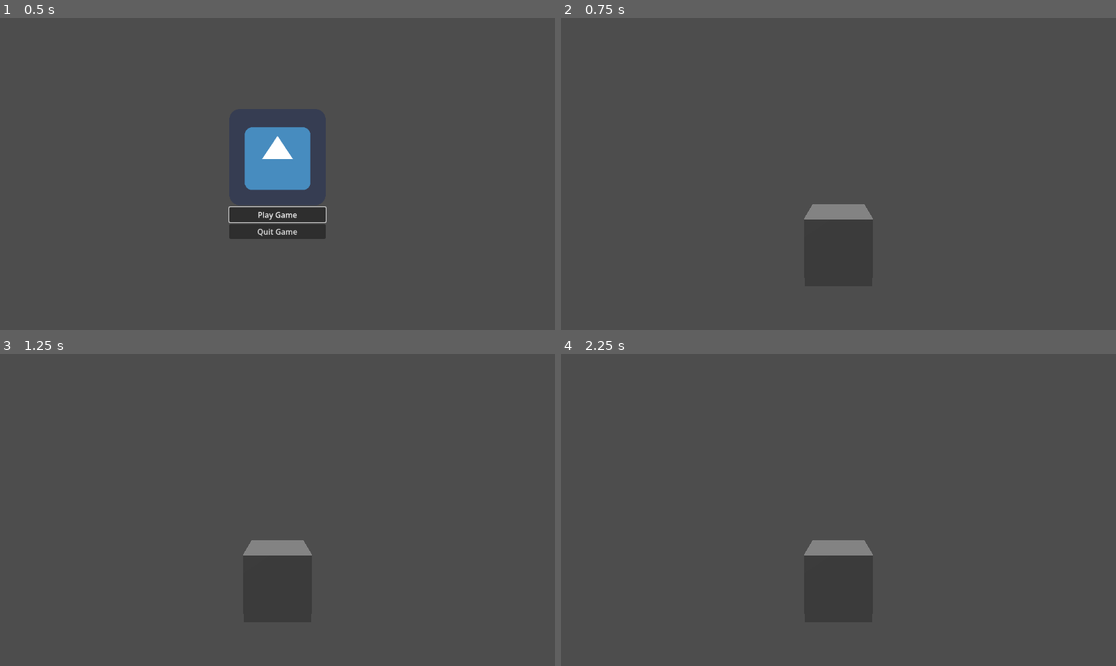
Above: before the commit, frames 1-4 (two rows, left to right).
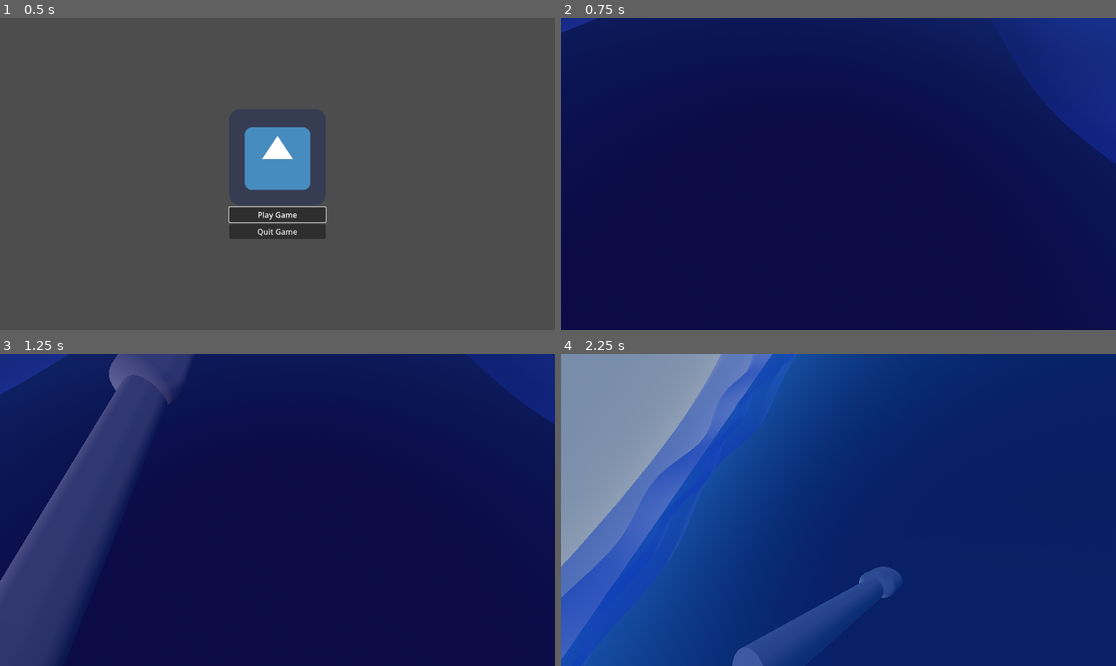
Above: after the commit, the same moments.

Repository: bardunbar/breathe_jam
Game: Godot game, scene res://screens/main_menu/main_menu_scene.tscn
The game is run twice, just before and just after one commit, with the same random seed, the same clock (stepped at 60 frames per second) and the same inputs. The engine's default icon, where the game draws it, is replaced by a stand-in: a white triangle on a blue panel in a dark square.
Inputs:
- Up to frame 1 (0.5 s): no input
- Up to frame 2 (0.75 s): click "Play Game" at 0.5 s
- Up to frame 3 (1.25 s): no input
- Up to frame 4 (2.25 s): hold D (right_stroke) 1.28-2.03 s; hold Space (breathe) 1.28-2.03 s; hold A (left_stroke) from 2.03 s (still down); tap Space (breathe) at 2.1 s

Frame 1 is identical in both runs. In frame 2, 100% of the frame differs, in the area x 0-100%, y 0-100%; in frame 3, 100%; in frame 4, 100%.

Commit message:
Adding player to the game scene, adding rotation to the player to align with the waves. Fixing postprocessor to use gametime

Diff:
--- a/project/screens/game/game_scene.tscn
+++ b/project/screens/game/game_scene.tscn
@@ -2,8 +2,24 @@
 
 [ext_resource type="Script" uid="uid://cqdnoi24guymt" path="res://screens/game/game_script.gd" id="1_e6mtp"]
 [ext_resource type="PackedScene" uid="uid://c4oy6yui5ffhj" path="res://screens/play_menu/play_menu_scene.tscn" id="2_jjnch"]
+[ext_resource type="Script" uid="uid://cgj4itmvfxjdh" path="res://scripts/water/floating_mesh_instance3D.gd" id="3_tvl6b"]
+[ext_resource type="Shader" uid="uid://n628bxmcno0j" path="res://shaders/water_surface.gdshader" id="4_1v58h"]
+[ext_resource type="Script" uid="uid://cvl0jbtigcvs7" path="res://scripts/water/water_surface.gd" id="5_e0cji"]
+[ext_resource type="Environment" uid="uid://c2xu1fssvdeut" path="res://assets/world_environment.tres" id="6_sshwk"]
+[ext_resource type="PackedScene" uid="uid://b1lg0qenj04wi" path="res://screens/game/player_controller/swimmer.tscn" id="7_pkstu"]
 
-[sub_resource type="BoxMesh" id="BoxMesh_uald8"]
+[sub_resource type="BoxMesh" id="BoxMesh_gp5ea"]
+
+[sub_resource type="ShaderMaterial" id="ShaderMaterial_g1n6r"]
+render_priority = 0
+shader = ExtResource("4_1v58h")
+shader_parameter/height_scale = 0.5
+shader_parameter/water_time = 0.0
+
+[sub_resource type="PlaneMesh" id="PlaneMesh_nfvgk"]
+material = SubResource("ShaderMaterial_g1n6r")
+subdivide_width = 256
+subdivide_depth = 256
 
 [node name="GameScene" type="Node3D" unique_id=555134819]
 script = ExtResource("1_e6mtp")
@@ -12,13 +28,25 @@
 [node name="InterfaceLayer" type="CanvasLayer" parent="." unique_id=1732371855]
 unique_name_in_owner = true
 
-[node name="Camera3D" type="Camera3D" parent="." unique_id=926638979]
-transform = Transform3D(1, 0, 0, 0, 0.9976664, 0.06827648, 0, -0.06827648, 0.9976664, 0, 1.3488567, 0)
-current = true
+[node name="MeshInstance3D2" type="MeshInstance3D" parent="." unique_id=695955817]
+transform = Transform3D(0.28204566, 0.10111894, 0.057010688, -0.1029946, 0.2870836, 0.00034362994, -0.053547822, -0.019569548, 0.2996242, 0.46503687, 1.072161, -9.044925)
+mesh = SubResource("BoxMesh_gp5ea")
+script = ExtResource("3_tvl6b")
+offset = 0.46
 
-[node name="MeshInstance3D" type="MeshInstance3D" parent="." unique_id=59656687]
-transform = Transform3D(1, 0, 0, 0, 1, 0, 0, 0, 1, 0, 0, -3.3745742)
-mesh = SubResource("BoxMesh_uald8")
+[node name="OmniLight3D" type="OmniLight3D" parent="." unique_id=877009146]
+transform = Transform3D(1, 0, 0, 0, 1, 0, 0, 0, 1, -38.288303, 1.2972867, 1.5975139)
 
-[node name="DirectionalLight3D" type="DirectionalLight3D" parent="." unique_id=1793379381]
-transform = Transform3D(0.2287587, 0.7428622, -0.6291464, 0, 0.6462838, 0.76309717, 0.97348315, -0.1745651, 0.14784303, 0, 0, 0)
+[node name="DirectionalLight3D" type="DirectionalLight3D" parent="." unique_id=474694872]
+transform = Transform3D(0.57614344, -0.31310534, -0.7549993, 0.53733766, 0.84114265, 0.06121504, 0.61589533, -0.44095826, 0.6528622, 0, 0, 0)
+
+[node name="WorldEnvironment" type="WorldEnvironment" parent="." unique_id=1119156907]
+environment = ExtResource("6_sshwk")
+
+[node name="Surface" type="MeshInstance3D" parent="." unique_id=810200653]
+transform = Transform3D(25.05807, 0, 0, 0, 0.02775236, 0, 0, 0, 23.932873, 0, 0, 0)
+mesh = SubResource("PlaneMesh_nfvgk")
+script = ExtResource("5_e0cji")
+player_offset = 0.0
+
+[node name="Character" parent="." unique_id=1292171272 instance=ExtResource("7_pkstu")]
--- a/project/screens/game/player_controller/swimmer.tscn
+++ b/project/screens/game/player_controller/swimmer.tscn
@@ -1,8 +1,20 @@
 [gd_scene format=3 uid="uid://b1lg0qenj04wi"]
 
 [ext_resource type="Script" uid="uid://bv1n4b2nb2qhn" path="res://scripts/state_machine/state_machine.gd" id="1_0lhhj"]
+[ext_resource type="Shader" uid="uid://cnodusow3hw1s" path="res://shaders/underwater_postprocess.gdshader" id="1_m15ch"]
 [ext_resource type="Script" uid="uid://bk5o1qx0l63fp" path="res://screens/game/player_controller/states/swimming.gd" id="2_m15ch"]
+[ext_resource type="Script" uid="uid://bv27kj6t37txv" path="res://scripts/camera_postprocess.gd" id="2_ooaxr"]
 [ext_resource type="Script" uid="uid://bgiacvfnnbj8w" path="res://screens/game/player_controller/states/sighting.gd" id="4_qy5q8"]
+
+[sub_resource type="ShaderMaterial" id="ShaderMaterial_ry1sk"]
+render_priority = 0
+shader = ExtResource("1_m15ch")
+shader_parameter/water_time = 0.0
+
+[sub_resource type="QuadMesh" id="QuadMesh_ooaxr"]
+material = SubResource("ShaderMaterial_ry1sk")
+flip_faces = true
+size = Vector2(2, 2)
 
 [sub_resource type="CylinderMesh" id="CylinderMesh_xk10r"]
 
@@ -186,6 +198,13 @@
 tracks/0/interp = 2
 tracks/0/loop_wrap = true
 tracks/0/keys = PackedFloat32Array(0, 1, -0.50705737, 0, 0, 0.8619123, 0.3, 1, -0.35854056, 0.6094694, -0.35854682, 0.60945874)
+tracks/1/type = "position_3d"
+tracks/1/imported = false
+tracks/1/enabled = true
+tracks/1/path = NodePath("Camera3D")
+tracks/1/interp = 1
+tracks/1/loop_wrap = true
+tracks/1/keys = PackedFloat32Array(0, 1, 0, 0, 0, 0.3, 1, 0, 0.25, 0)
 
 [sub_resource type="Animation" id="Animation_suf8c"]
 resource_name = "BreatheRight"
@@ -197,6 +216,13 @@
 tracks/0/interp = 2
 tracks/0/loop_wrap = true
 tracks/0/keys = PackedFloat32Array(0, 1, -0.50705737, 0, 0, 0.8619123, 0.3, 1, -0.3581712, -0.6100967, 0.35891587, 0.6088308)
+tracks/1/type = "position_3d"
+tracks/1/imported = false
+tracks/1/enabled = true
+tracks/1/path = NodePath("Camera3D")
+tracks/1/interp = 1
+tracks/1/loop_wrap = true
+tracks/1/keys = PackedFloat32Array(0, 1, 0, 0, 0, 0.3, 1, 0, 0.25, 0)
 
 [sub_resource type="Animation" id="Animation_mwpm7"]
 length = 0.001
@@ -221,11 +247,17 @@
 motion_mode = 1
 
 [node name="Camera3D" type="Camera3D" parent="." unique_id=1297733054]
-transform = Transform3D(1, 0, 0, 0, 0.4857858, 0.87407804, 0, -0.8740779, 0.48578587, 0, 1.0030421, -0.028951406)
+transform = Transform3D(1, 0, 0, 0, 0.4857858, 0.8740779, 0, -0.8740779, 0.4857858, 0, 0, 0)
 current = true
 
+[node name="Underwater_PostProcess" type="MeshInstance3D" parent="Camera3D" unique_id=1254536298]
+extra_cull_margin = 16384.0
+mesh = SubResource("QuadMesh_ooaxr")
+skeleton = NodePath("../..")
+script = ExtResource("2_ooaxr")
+
 [node name="ArmLeft" type="Node3D" parent="." unique_id=1629165829]
-transform = Transform3D(1, 0, 0, 0, 0.99999964, 0, 0, 0, 0.99999964, -0.84294, 0, 0.38575375)
+transform = Transform3D(1, 0, 0, 0, 0.99999964, 0, 0, 0, 0.99999964, -0.84294, -0.81253725, 0.38575375)
 
 [node name="MeshInstance3D" type="MeshInstance3D" parent="ArmLeft" unique_id=1713140071]
 transform = Transform3D(0.25, 0, 0, 0, 1, 0, 0, 0, 0.25, 0, 1, 0)
@@ -237,7 +269,7 @@
 mesh = SubResource("CapsuleMesh_gwmky")
 
 [node name="ArmRight" type="Node3D" parent="." unique_id=1510535650]
-transform = Transform3D(1, 0, 0, 0, 0.99999964, 0, 0, 0, 0.99999964, 0.84, 0, 0.386)
+transform = Transform3D(1, 0, 0, 0, 0.99999964, 0, 0, 0, 0.99999964, 0.84, -0.81253725, 0.386)
 
 [node name="MeshInstance3D" type="MeshInstance3D" parent="ArmRight" unique_id=1111192326]
 transform = Transform3D(0.25, 0, 0, 0, 1, 0, 0, 0, 0.25, 0, 1, 0)
@@ -270,3 +302,4 @@
 
 [node name="PlayerCollision" type="CollisionShape3D" parent="." unique_id=1408074459]
 shape = SubResource("SphereShape3D_h7fdk")
+debug_color = Color(0, 0.61960787, 0.30588236, 1)
--- /dev/null
+++ b/project/scripts/camera_postprocess.gd
@@ -0,0 +1,8 @@
+extends MeshInstance3D
+
+var WaterLibrary = preload("res://scripts/water/water_utility_library.gd")
+
+# Called every frame. 'delta' is the elapsed time since the previous frame.
+func _process(delta: float) -> void:
+	var material: Material = get_active_material(0)
+	material.set_shader_parameter("water_time", WaterLibrary.water_time)
--- a/project/scripts/water/water_surface.gd
+++ b/project/scripts/water/water_surface.gd
@@ -1,4 +1,7 @@
 extends MeshInstance3D
+
+@onready var player: CharacterBody3D = $"../Character"
+@export var player_offset: float = -100.0
 
 var WaterLibrary = preload("res://scripts/water/water_utility_library.gd")
 var water_time
@@ -8,7 +11,19 @@
 
 # Called every frame. 'delta' is the elapsed time since the previous frame.
 func _process(delta: float) -> void:
+	global_position.x = player.global_position.x;
+	global_position.z = player.global_position.z;
+	var offset = 0.5
+	var right_position : Vector3 = global_position + (Vector3.RIGHT * offset)
+	var left_position : Vector3 = global_position + (Vector3.LEFT * offset)
 	water_time += delta
 	WaterLibrary.update_water_time(water_time)
+	var new_height = WaterLibrary.get_height(Vector2(global_position.x, global_position.z))
+	right_position.y = WaterLibrary.get_height(Vector2(right_position.x, right_position.z))
+	left_position.y = WaterLibrary.get_height(Vector2(left_position.x, left_position.z))
+	var rotation_vector = (right_position - left_position).normalized()
+	var z_angle = atan2(rotation_vector.y, rotation_vector.x)
+	player.global_position = Vector3(global_position.x, new_height + player_offset, global_position.z)
+	player.global_rotation.z = z_angle
 	var material: Material = get_active_material(0)
 	material.set_shader_parameter("water_time", water_time)
--- a/project/shaders/underwater_postprocess.gdshader
+++ b/project/shaders/underwater_postprocess.gdshader
@@ -46,7 +46,7 @@
 
 	ALBEDO.rgb = mix(vec3(0.1f, 0.1f, 0.5f), vec3(0.0), depth);
 	//ALBEDO.rgb = world_eclip_position.xyz;
-	ALPHA = below_water_mask * 0.9f;
+	ALPHA = below_water_mask * 0.5f;
 }
 
 //void light() {
Not shown, added: project/scripts/camera_postprocess.gd.uid
Not shown, changed: project/shaders/water_function_lib.gdshaderinc
Not shown, added: project/screens/game/game_scene.tscn55446365612.tmp
